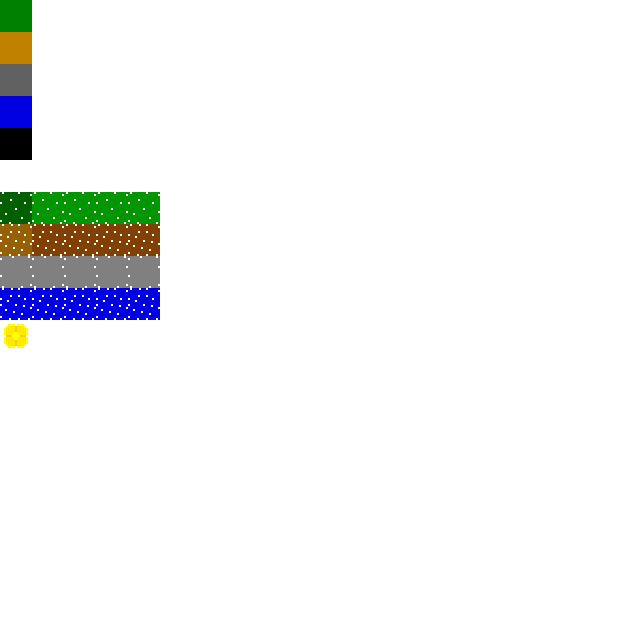
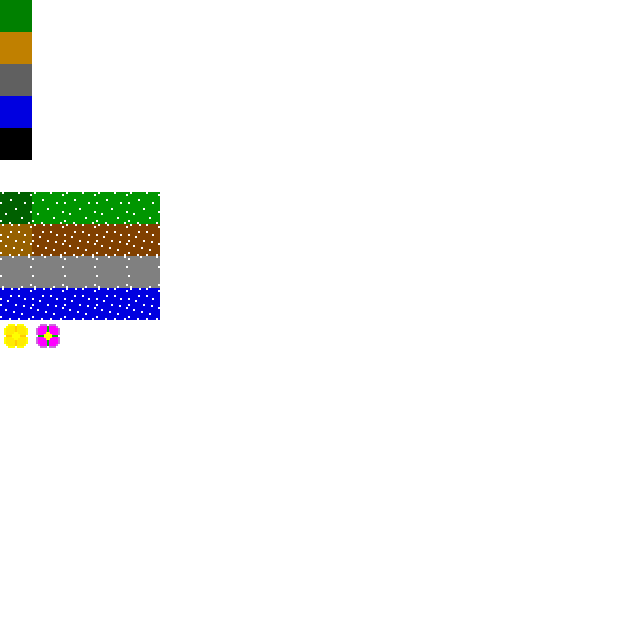
Before/after of a 640 x 640 layered artwork. What changed in the layer stack:
painted on "Background" over [36, 255, 82, 348]
